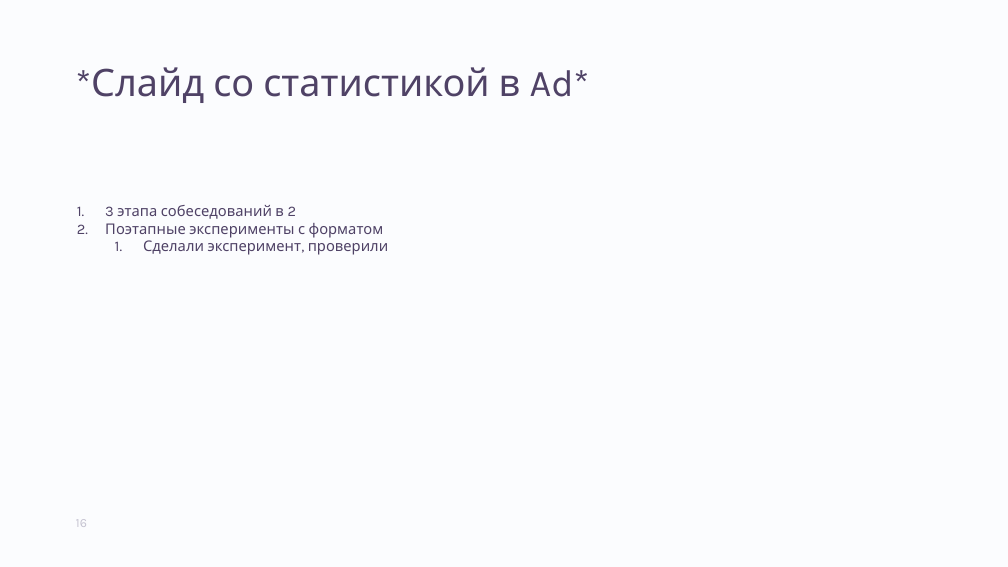
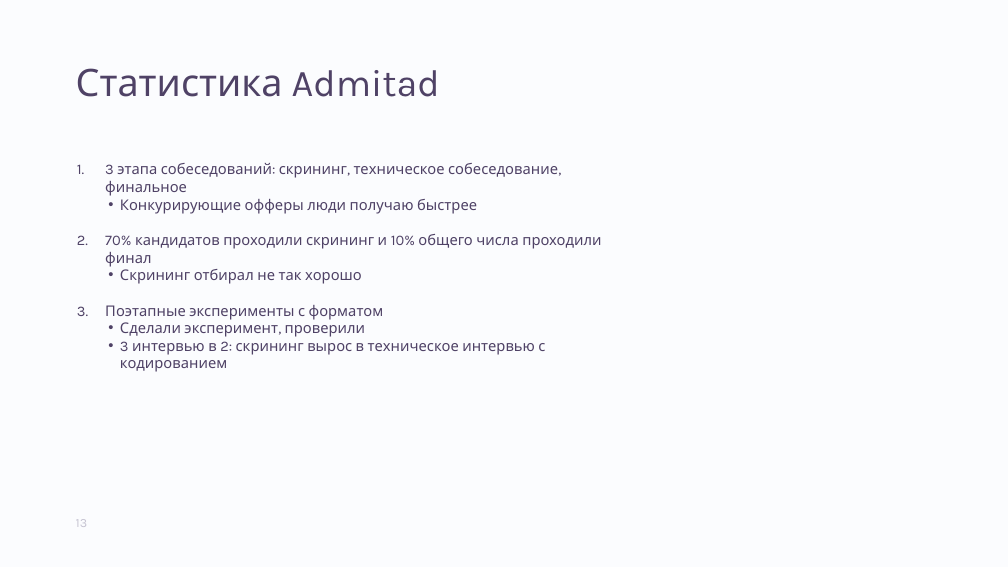
Before and after one commit to aptakhin/talks, a slide deck: slide 13 of 2021-Ptakhin-Hiring.pptx (slide 16 before the commit). Drawn at 1008x567 pixels with LibreOffice and Linux fonts; fonts in the diff are those of the drawing; background and template pictures are left out. Boxes give left, top, right and bottom in pixels: in the first picture for what was removed or moved away, otherwise in the second. Text is boxed around its words. In the diff, an @@ line names an element or a change of style, - is before the commit and + after.

```diff
--- a/2021-Ptakhin-Hiring.pptx
+++ b/2021-Ptakhin-Hiring.pptx
@@ title at box(76, 68, 440, 97): text changed @@
-*Слайд со статистикой в Ad*
+Статистика Admitad
@@ text "3 этапа собеседований: скрининг, техническое ...": place and size @@
-text "3 этапа собеседований: скрининг, техническое ..." at box(105, 205, 388, 255)
+text "3 этапа собеседований: скрининг, техническое ..." at box(105, 163, 601, 372)
@@ text at box(105, 163, 601, 284): text changed @@
-1. 3 этапа собеседований в 2
+1. 3 этапа собеседований: скрининг, техническое собеседование, финальное
+  • Конкурирующие офферы люди получаю быстрее
+2. 70% кандидатов проходили скрининг и 10% общего числа проходили финал
+  • Скрининг отбирал не так хорошо
@@ text at box(120, 322, 365, 337): bullet 1. to • @@
@@ text at box(120, 341, 545, 372): paragraph added @@
+  • 3 интервью в 2: скрининг вырос в техническое интервью с кодированием
```
Also in this commit, not shown: 5 other slides changed, 19 slides added, 13 slides removed, 2 other files.
